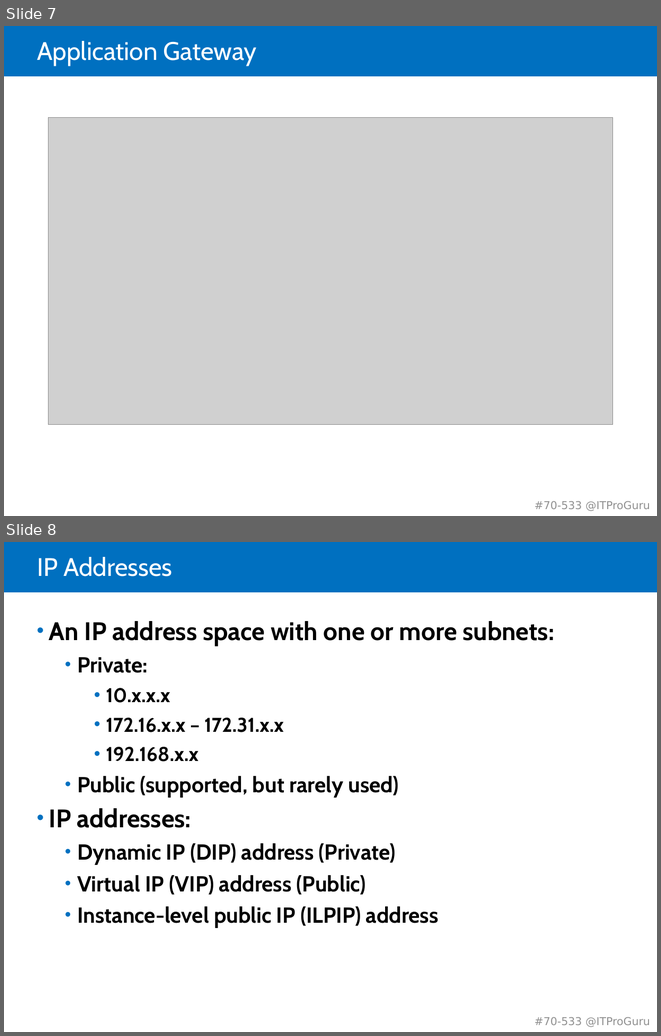
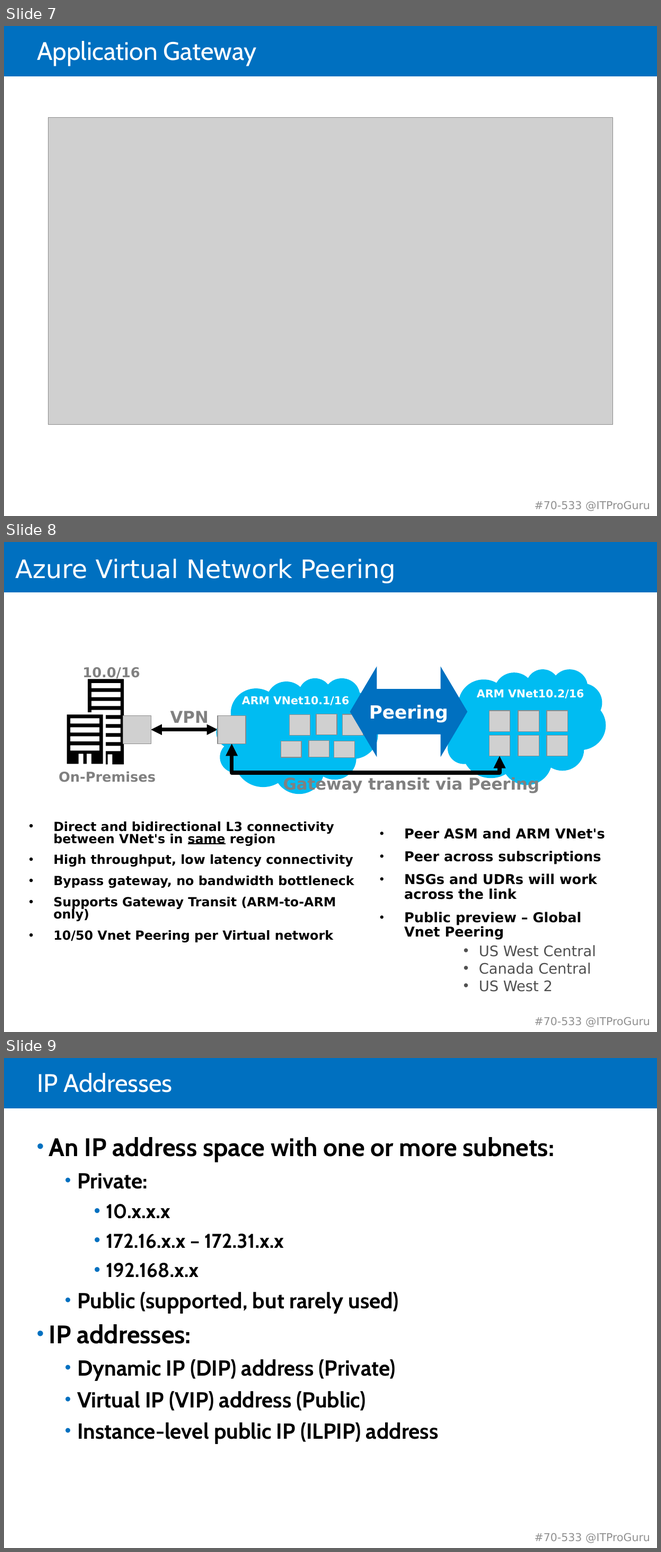
Before and after one commit to guruskill/70-533, a slide deck: 70-533-04-Network.pptx. Shown one above the other, each under a label of ours: slides 7 and 8 before the commit, slides 7, 8 and 9 after it. The pictures are 661x1036 and 661x1552 pixels, drawn with LibreOffice and Linux fonts; fonts in the diff are those of the drawing; grey boxes stand for pictures. Boxes give left, top, right and bottom in pixels: in the first picture for what was removed or moved away, otherwise in the second. Text is boxed around its words. In the diff, an @@ line names an element or a change of style, - is before the commit and + after.

Commit message:
Networking changes

```diff
--- a/70-533-04-Network.pptx
+++ b/70-533-04-Network.pptx
@@ slide 8 added at (4,542,657,1032), background #FFFFFF; not listed: 2 template elements that a slide beside it also shows @@
@@ title added at (15,558,396,583), 28 pt, text #FFFFFF @@
+Azure Virtual Network Peering
@@ text added at (82,667,140,680), 15 pt, text #808080, bold @@
+10.0/16
@@ group added at (59,666,606,793): 14 pictures, 5 texts, 2 clouds, 2 freeform shapes, 1 double arrow, 1 left right arrow, 1 elbow double arrow @@
+ARM VNet10.1/16
+On-Premises
+ARM VNet10.2/16
+Peering
+VPN
+Gateway transit via Peering
@@ text added at (53,821,354,942), 13.9 pt, text #000000, bold @@
+• Direct and bidirectional L3 connectivity between VNet's in same region
+• High throughput, low latency connectivity
+• Bypass gateway, no bandwidth bottleneck
+• Supports Gateway Transit (ARM-to-ARM only)
+• 10/50 Vnet Peering per Virtual network
@@ text added at (404,828,605,940), 15 pt, text #000000, bold @@
+• Peer ASM and ARM VNet's
+• Peer across subscriptions
+• NSGs and UDRs will work across the link
+• Public preview – Global Vnet Peering
@@ text added at (479,945,596,991), 16 pt, text #505050 @@
+• US West Central
+• Canada Central
+• US West 2
@@ what was slide 8 is now slide 9 @@
```
Also in this commit, not shown: 4 slides changed, 6 other slides added, 7 slides removed.
